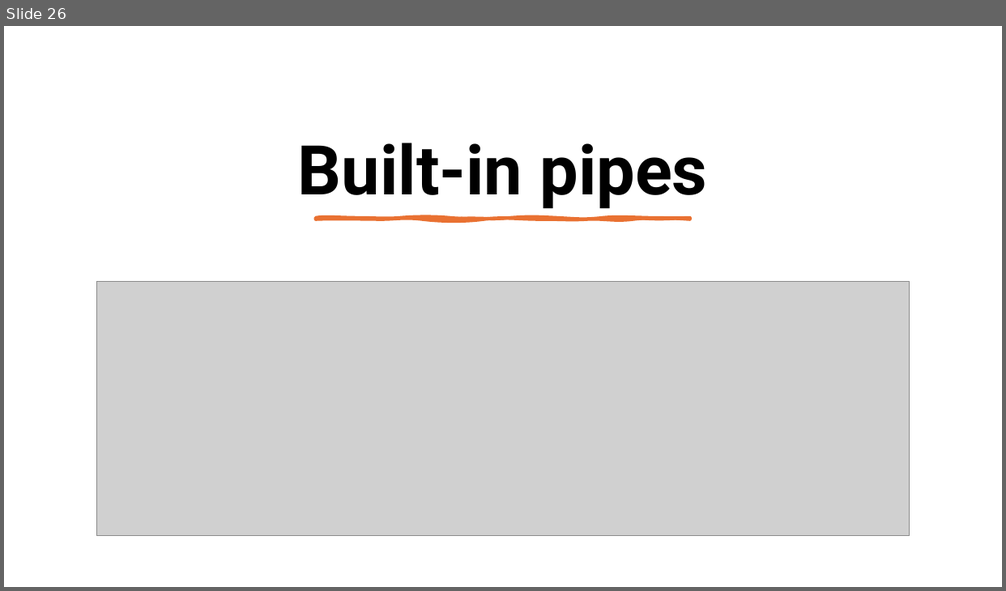
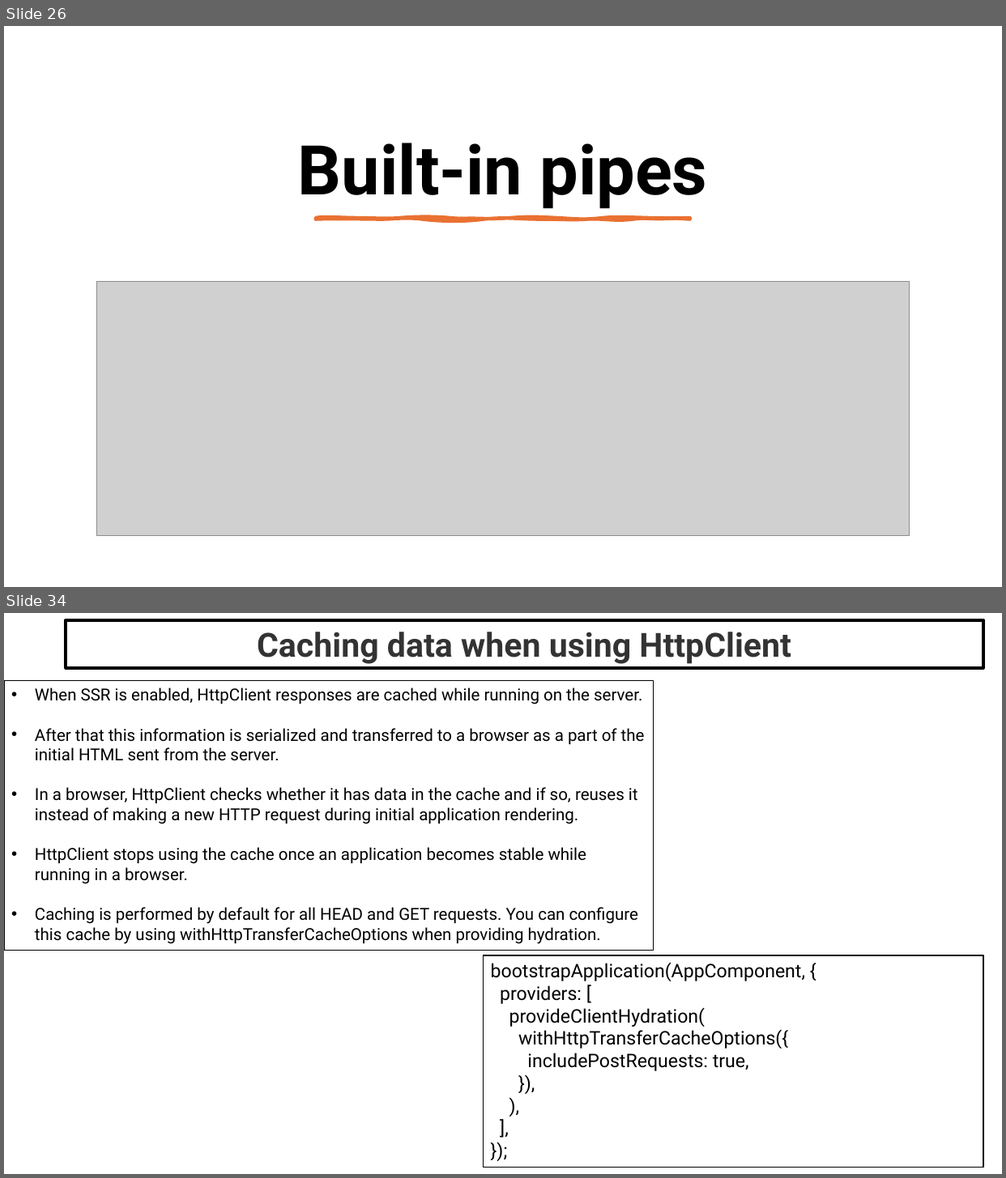
Before and after one commit to maheshsabnis/ng17guard, a slide deck: my-ng-app/Angular_Training_Images.pptx. Shown one above the other, each under a label of ours: slide 26 before the commit, slides 26 and 34 after it; the slides between them are not shown. The pictures are 1006x591 and 1006x1178 pixels, drawn with LibreOffice and Linux fonts; fonts in the diff are those of the drawing; grey boxes stand for pictures. Boxes give left, top, right and bottom in pixels: in the first picture for what was removed or moved away, otherwise in the second. Text is boxed around its words. In the diff, an @@ line names an element or a change of style, - is before the commit and + after.

```diff
--- a/my-ng-app/Angular_Training_Images.pptx
+++ b/my-ng-app/Angular_Training_Images.pptx
@@ slide 34 added at (4, 613, 1002, 1174), background #FFFFFF @@
@@ rectangle added at (66, 619, 983, 667), outline #000000 3 pt, 32 pt, text #333333, bold @@
+Caching data when using HttpClient
@@ rectangle added at (4, 681, 654, 951), outline #000000 1 pt, 16 pt, text #000000 @@
+• When SSR is enabled, HttpClient responses are cached while running on the server.
+• After that this information is serialized and transferred to a browser as a part of the initial HTML sent from the server.
+• In a browser, HttpClient checks whether it has data in the cache and if so, reuses it instead of making a new HTTP request during initial application rendering.
+• HttpClient stops using the cache once an application becomes stable while running in a browser.
+• Caching is performed by default for all HEAD and GET requests. You can configure this cache by using withHttpTransferCacheOptions when providing hydration.
@@ rectangle added at (484, 956, 983, 1168), outline #000000 1 pt, 18 pt, text #000000 @@
+bootstrapApplication(AppComponent, {
+providers: [
+provideClientHydration(
+withHttpTransferCacheOptions({
+includePostRequests: true,
+}),
+),
+],
+});
```
Also in this commit, not shown: 7 other slides added, 5 other files.
